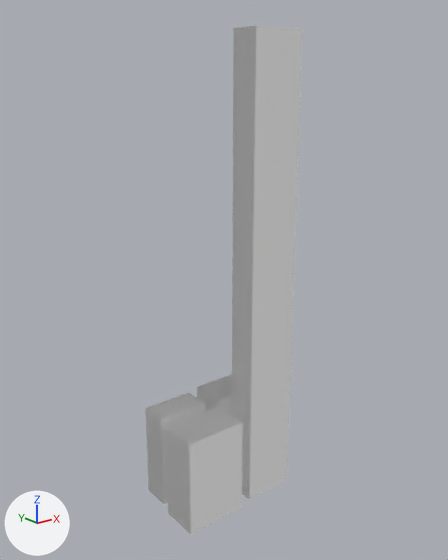
The glTF model assets/models/city_block_12345_6_35.glb as it was, and as the next commit left it.
Before and after are seen from a 50 mm lens placed at (-10.83, -13.81, 12.56), pointed at (0.15, -0.09, 7.07). Lighting does not change. The marker at lower left points along +X, +Y and +Z. The first picture is the older version.

Names of what the first picture shows: 'block_35'.
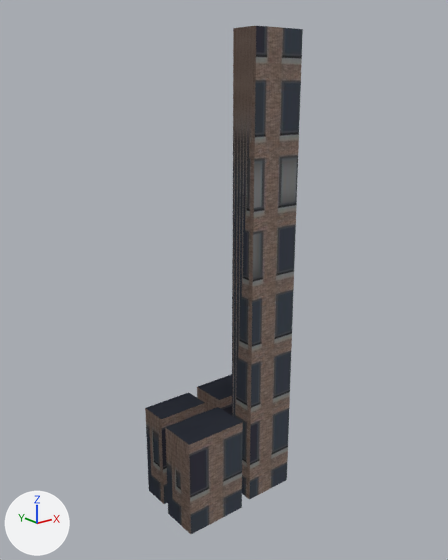
Where the change shows, as pixel boxes (x1, y1, x2, y2) in the pictures (448 x 560 px):
'block_35', recoloured, surface changed (darker)
    both: (145, 26, 303, 534)
part 1 of me_block_35, recoloured (darker)
    both: (145, 392, 205, 504)
part 2 of me_block_35, recoloured (darker)
    both: (165, 407, 243, 534)
part 3 of me_block_35, recoloured (darker)
    both: (197, 374, 232, 415)
part 4 of me_block_35, recoloured (darker)
    both: (232, 26, 303, 500)
part 5 of me_block_35, surface changed (darker)
    both: (145, 26, 303, 534)

The change in detail:
Picture 'Image_0' (img_image_0) is new.
Material 'tier1.003' (mat_tier1_003) is new.
Its texture is img_image_0.
Its roughness is 0.9.
Material 'tier1' (mat_tier1) is new.
Its texture is img_image_0.
Its roughness is 0.9.
Material 'tier1.001' (mat_tier1_001) is new.
Its texture is img_image_0.
Its roughness is 0.9.
Material 'tier1.002' (mat_tier1_002) is new.
Its texture is img_image_0.
Its roughness is 0.9.
me_block_35 has 32 vertices, 48 faces and spans x -2.1..2.1, y -1.35..1.35, z 0.0..14.0.
me_block_35 is used by ob_block_35; location (0.0, 0.0, 0.0).
me_block_35 part 1: all 12 faces centred in x -1.95..-0.3, y 0.3..1.2, z 0.0..3.0 switch from mat_default (white #ffffff) to mat_tier1 (picture img_image_0).
me_block_35 part 2: all 12 faces centred in x -2.1..-0.15, y -1.35..-0.15, z 0.0..3.0 switch from mat_default (white #ffffff) to mat_tier1_001 (picture img_image_0).
me_block_35 part 3: all 12 faces centred in x 0.15..2.1, y 0.15..1.35, z 0.0..3.0 switch from mat_default (white #ffffff) to mat_tier1_002 (picture img_image_0).
me_block_35 part 4: all 12 faces centred in x 0.3..1.95, y -1.2..-0.3, z 0.0..14.0 switch from mat_default (white #ffffff) to mat_tier1_003 (picture img_image_0).
me_block_35 part 5: texture (UV) coordinates of 48 of 48 faces, centred in x -2.1..2.1, y -1.35..1.35, z 0.0..14.0, changed; they spanned u 0.0..0.0, v 0.0..0.0 and now span u 0.0..0.16, v 0.0..1.17.
